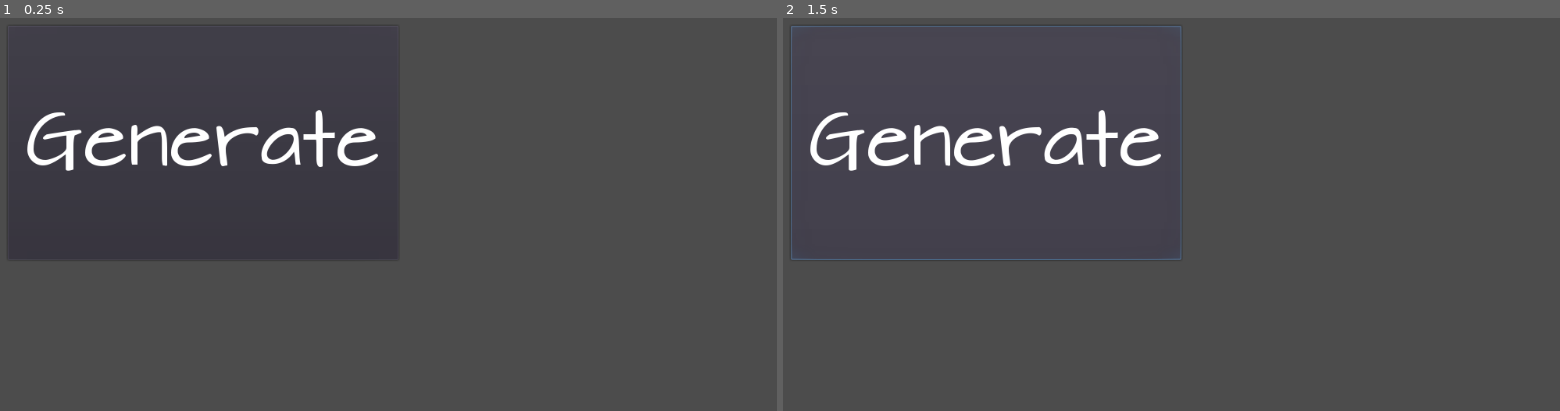
Above: before the commit, frames 1-2 (left to right).
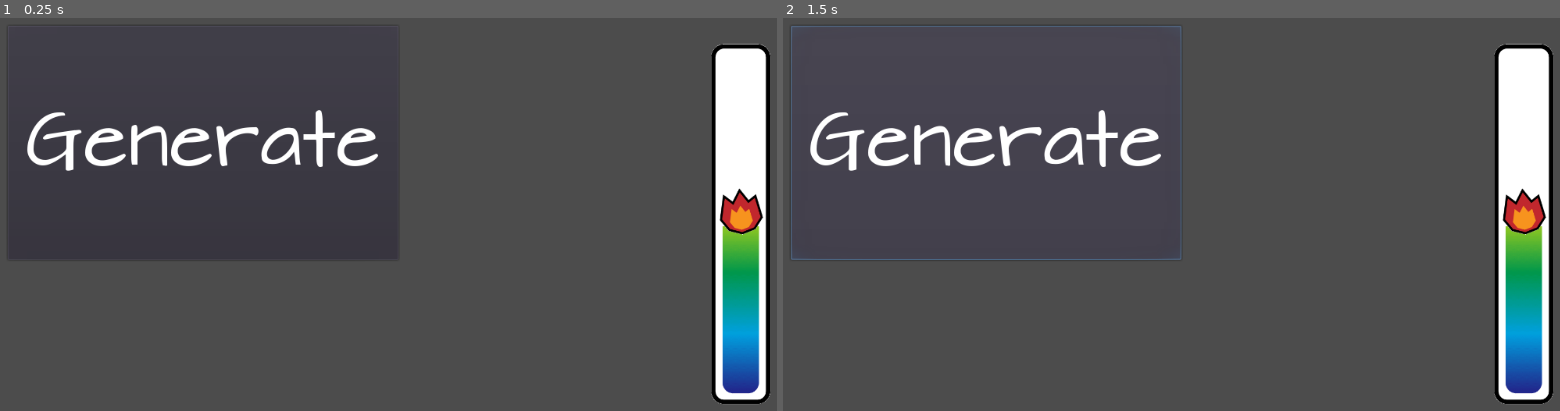
Above: after the commit, the same moments.

Repository: manzyun/PrayForApply
Game: Godot game, scene res://scenes/main.tscn
Two runs of this game, one before a commit and one after it. Both use one fixed random seed, a clock stepped at 60 frames per second and the inputs below.
Inputs:
- Up to frame 1 (0.25 s): no input
- Up to frame 2 (1.5 s): click "Generate" at 0.5 s; click "Generate" at 1.25 s

The runs differ from the first frame. In frame 1, 6.8% of the frame differs, in the area x 91-100%, y 6-99%; in frame 2, 6.8%.

Commit message:
add FlameGauge

Diff:
--- /dev/null
+++ b/scenes/FlameProgress.gd
@@ -0,0 +1,19 @@
+extends TextureProgress
+
+
+# Declare member variables here. Examples:
+# var a = 2
+# var b = "text"
+
+const flame_icon_size_y = 64
+
+# Called when the node enters the scene tree for the first time.
+func _ready():
+	pass # Replace with function body.
+
+# Called every frame. 'delta' is the elapsed time since the previous frame.
+#func _process(delta):
+#	pass
+
+func _process(delta):
+	$FlameIcon.position.y = rect_size.y - flame_icon_size_y + rect_position.y - value * (rect_size.y / 100)
--- /dev/null
+++ b/scenes/FlameProgress.tscn
@@ -0,0 +1,26 @@
+[gd_scene load_steps=5 format=2]
+
+[ext_resource path="res://scenes/FlameProgress.gd" type="Script" id=1]
+[ext_resource path="res://images/flame_gauge_icon.png" type="Texture" id=2]
+[ext_resource path="res://images/flame_gauge_under.png" type="Texture" id=3]
+[ext_resource path="res://images/flame_gauge_progress.png" type="Texture" id=4]
+
+[node name="FlameProgress" type="TextureProgress"]
+anchor_left = 0.5
+anchor_top = 1.0
+anchor_right = 0.5
+anchor_bottom = 1.0
+margin_left = 388.0
+margin_top = -570.0
+margin_right = 561.0
+margin_bottom = 290.0
+rect_scale = Vector2( 0.55, 0.55 )
+texture_under = ExtResource( 3 )
+texture_progress = ExtResource( 4 )
+fill_mode = 3
+radial_fill_degrees = 100.0
+script = ExtResource( 1 )
+
+[node name="FlameIcon" type="Sprite" parent="."]
+position = Vector2( 90, 780 )
+texture = ExtResource( 2 )
--- a/scenes/main_HUD.tscn
+++ b/scenes/main_HUD.tscn
@@ -1,7 +1,8 @@
-[gd_scene load_steps=3 format=2]
+[gd_scene load_steps=4 format=2]
 
 [ext_resource path="res://scripts/main_HUD.gd" type="Script" id=1]
 [ext_resource path="res://fonts/architect-s-daughter/ArchitectsDaughter32.tres" type="DynamicFont" id=2]
+[ext_resource path="res://scenes/FlameProgress.tscn" type="PackedScene" id=3]
 
 [node name="main_HUD" type="CanvasLayer"]
 script = ExtResource( 1 )
@@ -19,6 +20,7 @@
 text = "Generate"
 align = 1
 valign = 1
-percent_visible = -0.125
+
+[node name="FlameProgress" parent="." instance=ExtResource( 3 )]
 
 [connection signal="pressed" from="GenerateButton" to="." method="_on_GenerateButton_pressed"]
--- a/scripts/main_HUD.gd
+++ b/scripts/main_HUD.gd
@@ -3,8 +3,14 @@
 signal generate_job_seeker
 
 func _ready():
-    pass
+	pass
 
 func _on_GenerateButton_pressed():
-    emit_signal("generate_job_seeker")
-    pass
+	emit_signal("generate_job_seeker")
+	pass
+
+func _process(delta):
+	update_flame_progress(50)
+
+func update_flame_progress(flame_point):
+	$FlameProgress.value = flame_point
Binary file added: images/flame_gauge_icon.png
Not shown, added: images/flame_gauge_icon.png.import
Binary file added: images/flame_gauge_progress.png
Not shown, added: images/flame_gauge_progress.png.import
Binary file added: images/flame_gauge_under.png
Not shown, added: images/flame_gauge_under.png.import
